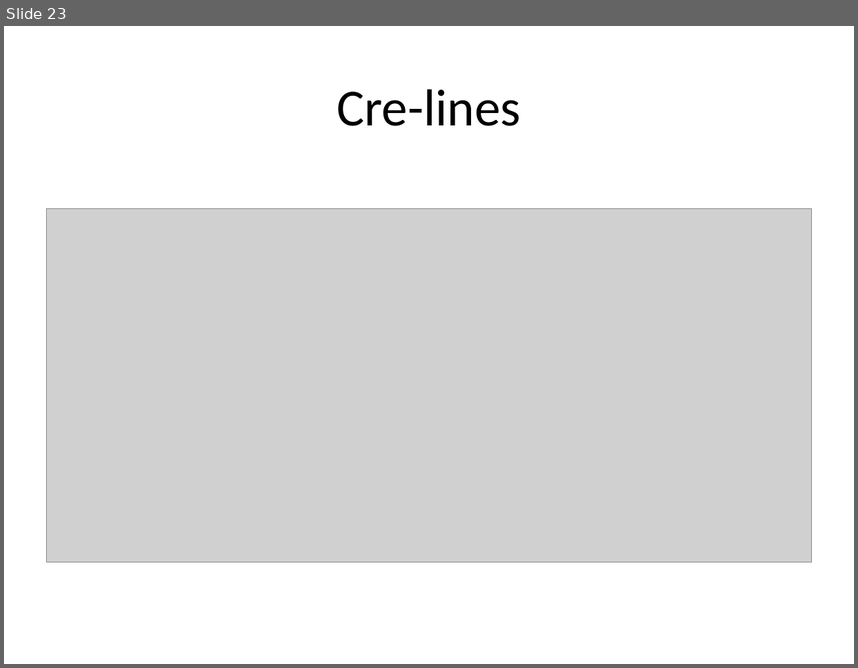
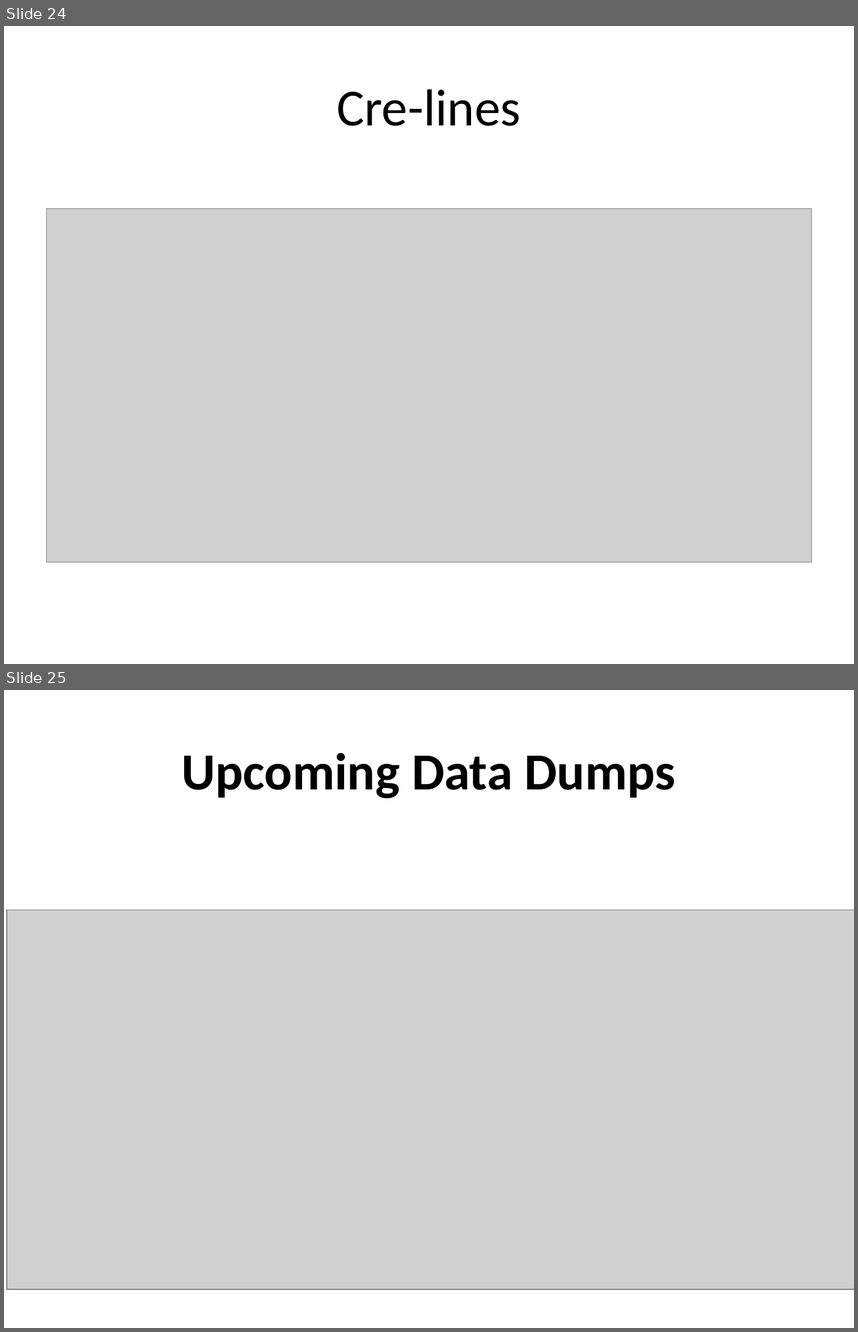
Before and after one commit to geffenlab/CNI-JC, a slide deck: Allen_Brain_Observatory_Dataset.pptx. Shown one above the other, each under a label of ours: slide 23 before the commit, slides 24 and 25 after it. The pictures are 858x668 and 858x1332 pixels, drawn with LibreOffice and Linux fonts; fonts in the diff are those of the drawing; grey boxes stand for pictures. Boxes give left, top, right and bottom in pixels: in the first picture for what was removed or moved away, otherwise in the second. Text is boxed around its words. In the diff, an @@ line names an element or a change of style, - is before the commit and + after.

```diff
--- a/Allen_Brain_Observatory_Dataset.pptx
+++ b/Allen_Brain_Observatory_Dataset.pptx
@@ slide 25 added at box(4, 690, 854, 1328), background #FFFFFF @@
@@ title added at box(181, 753, 675, 798), 44 pt, text #000000, bold @@
+Upcoming Data Dumps
@@ picture added at box(7, 909, 854, 1288) @@
@@ what was slide 23 is now slide 24 @@
```
Also in this commit, not shown: 1 other slide added.
